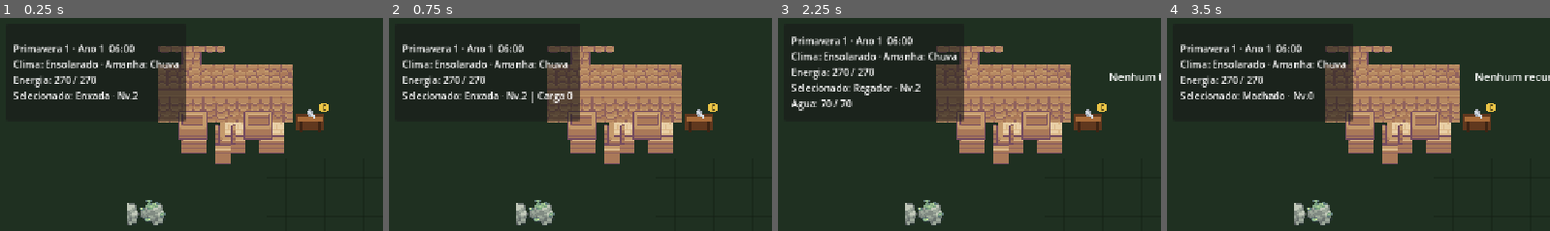
Above: before the commit, frames 1-4 (left to right).
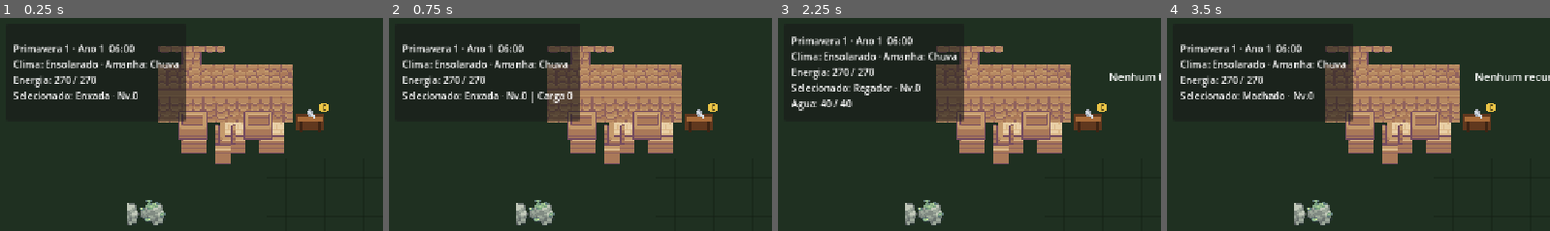
Above: after the commit, the same moments.

Repository: HelioConde/GameSlime
Game: Godot game, scene res://scenes/world/main.tscn
Two runs of this game, one before a commit and one after it. Both use one fixed random seed, a clock stepped at 60 frames per second and the inputs below.
Inputs (mouse positions are % of the whole screen's width and height, from its top left):
- Up to frame 1 (0.25 s): no input
- Up to frame 2 (0.75 s): tap Enter at 0.5 s; move the mouse to (72, 45) at 0.52 s; hold D from 0.53 s (still down); tap E at 0.6 s; click (72, 45) at 0.67 s
- Up to frame 3 (2.25 s): tap Space at 0.77, 1.25, 1.52 s; move the mouse to (30, 55) at 1.27 s; release D at 1.28 s; hold S 1.28-2.03 s; tap 1 at 1.35 s; move the mouse to (60, 28) at 2.02 s; hold D from 2.03 s (still down); tap 2 at 2.1 s
- Up to frame 4 (3.5 s): move the mouse to (45, 70) at 2.77 s; release D at 2.78 s; hold W from 2.78 s (still down); tap 3 at 2.85 s; click (45, 70) at 2.92 s; tap Space at 3.02 s
The pictures show only the part of the screen within x 0-50%, y 0-50%; the shares and areas given below are measured in that part.

The runs differ from the first frame. In frame 1, less than 0.1% of the frame differs, in the area x 34-36%, y 35-39%; in frame 2, less than 0.1%; in frame 3, 0.1%, in the area x 10-38%, y 31-42%; in frame 4, nothing differs.

Commit message:
feat: start every tool at level zero

Diff:
--- a/scenes/player/player.tscn
+++ b/scenes/player/player.tscn
@@ -49,8 +49,8 @@
 
 [node name="ToolController" type="Node" parent="."]
 script = ExtResource("3_tools")
-hoe_level = 2
-watering_can_level = 2
+hoe_level = 0
+watering_can_level = 0
 axe_level = 0
 pickaxe_level = 0
 
